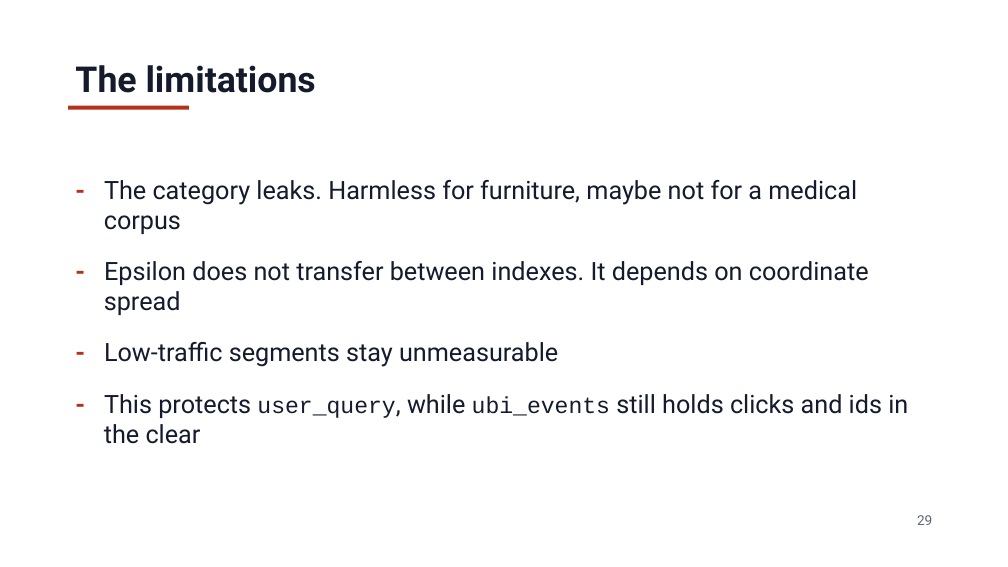
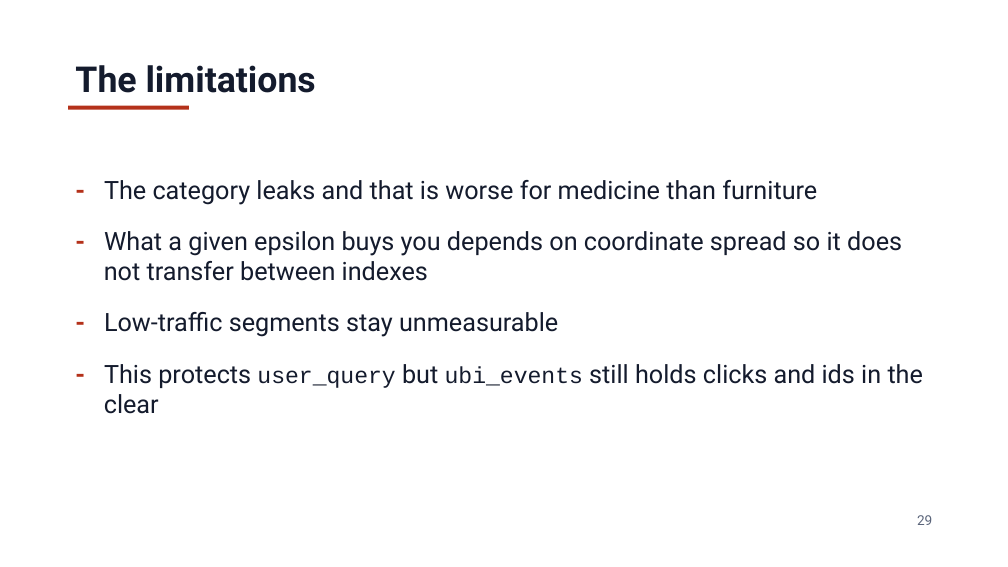
Before and after one commit to jzonthemtn/ldp-for-search, a slide deck: slide 29 of ldp_for_search_slides.pptx. Drawn at 1008x567 pixels with LibreOffice and Linux fonts; fonts in the diff are those of the drawing. Boxes give left, top, right and bottom in pixels: in the first picture for what was removed or moved away, otherwise in the second. Text is boxed around its words. In the diff, an @@ line names an element or a change of style, - is before the commit and + after.

```diff
--- a/ldp_for_search_slides.pptx
+++ b/ldp_for_search_slides.pptx
@@ text at box(104, 180, 902, 281): text changed @@
-- The category leaks. Harmless for furniture, maybe not for a medical corpus
-- Epsilon does not transfer between indexes. It depends on coordinate spread
+- The category leaks and that is worse for medicine than furniture
+- What a given epsilon buys you depends on coordinate spread so it does not transfer between indexes
@@ text at box(104, 364, 923, 414): text changed @@
-- This protects user_query, while ubi_events still holds clicks and ids in the clear
+- This protects user_query but ubi_events still holds clicks and ids in the clear
```
Also in this commit, not shown: 14 other slides changed, 9 other files.
